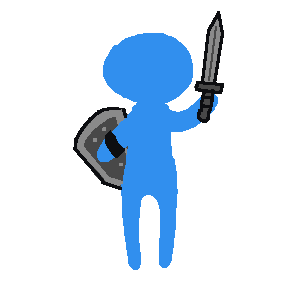
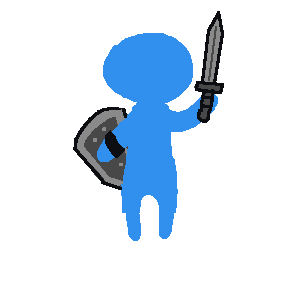
Before/after of a 300 × 300 layered artwork. What changed in the layer stack:
painted on "Layer 1" over [122, 209, 176, 270]
